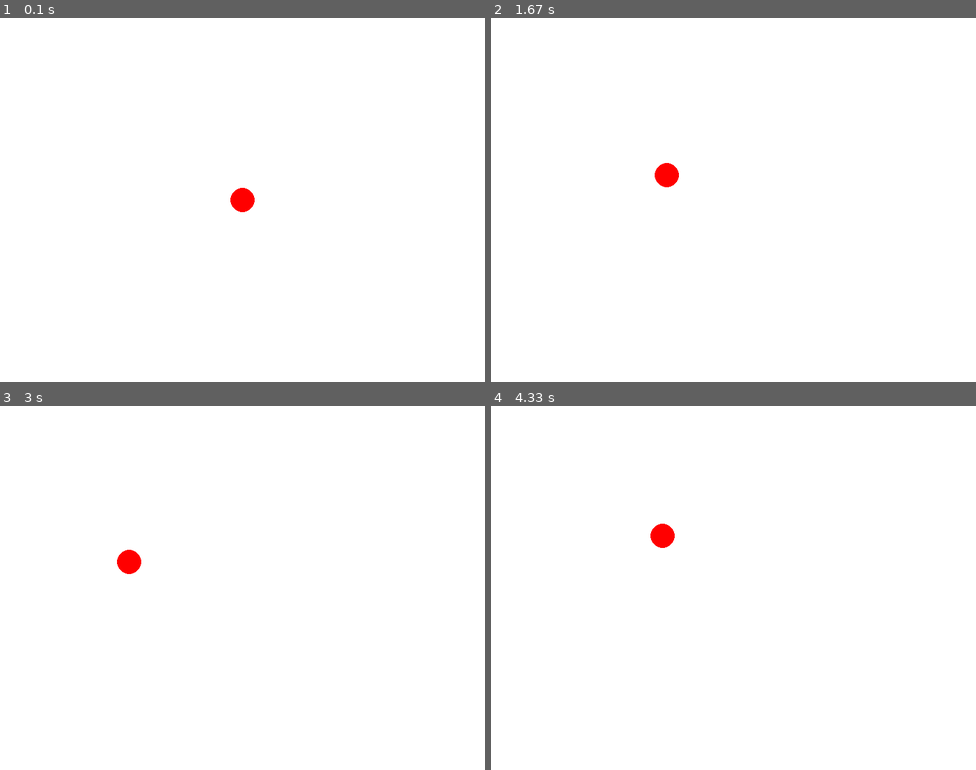
Above: before the commit, frames 1-4 (two rows, left to right).
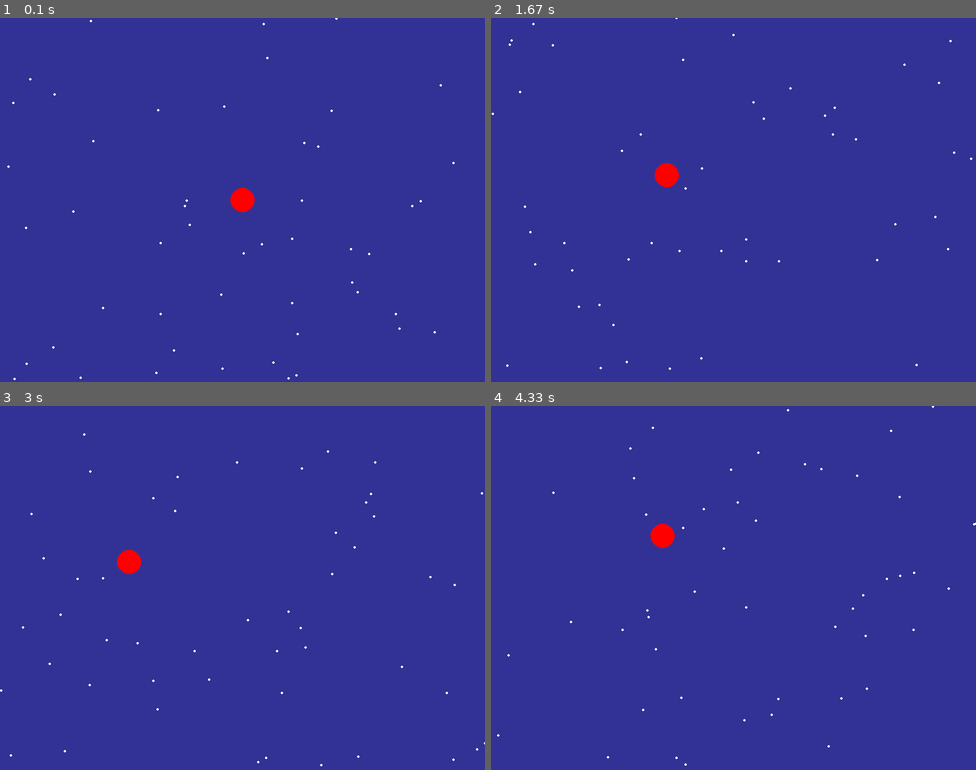
Above: after the commit, the same moments.

Repository: saintica/pygame
Game: pygame game, started from moving_buble_in_box.py
Two runs of this game, one before a commit and one after it. Both use one fixed random seed, a clock stepped at 60 frames per second and the inputs below.
Inputs (mouse positions are in pixels of both pictures, inside the frame that each line leads up to):
- Up to frame 1 (0.1 s): no input
- Up to frame 2 (1.67 s): click (714, 214) at 0.38 s; click (583, 145) at 0.72 s; click (607, 65) at 1.05 s; click (738, 236) at 1.38 s
- Up to frame 3 (3 s): click (174, 511) at 1.72 s; click (58, 507) at 2.05 s; click (87, 540) at 2.38 s; click (261, 573) at 2.72 s
- Up to frame 4 (4.33 s): click (908, 671) at 3.05 s; click (626, 522) at 3.38 s; click (685, 573) at 3.72 s; click (641, 500) at 4.05 s

The runs differ from the first frame. In frame 1, 100% of the frame differs, in the area x 0-100%, y 0-100%; in frame 2, 100%; in frame 3, 100%; in frame 4, 100%.

Commit message:
Update moving_buble_in_box.py

Diff:
--- a/moving_buble_in_box.py
+++ b/moving_buble_in_box.py
@@ -1,8 +1,12 @@
 import pygame
 import sys
+import random
 
 # Initialize pygame
 pygame.init()
+
+# Load the sound
+tick_sound = pygame.mixer.Sound('boing.mp3')
 
 # Set up the screen
 screen_width, screen_height = 800, 600
@@ -22,6 +26,7 @@
 follow_mouse = False
 
 # Main game loop
+clock = pygame.time.Clock()
 while True:
     for event in pygame.event.get():
         if event.type == pygame.QUIT:
@@ -52,11 +57,17 @@
     # Bounce off the screen edges
     if bubble_x < bubble_radius or bubble_x > screen_width - bubble_radius:
         bubble_dx *= -1
+        tick_sound.play()
     if bubble_y < bubble_radius or bubble_y > screen_height - bubble_radius:
         bubble_dy *= -1
+        tick_sound.play()
 
-    # Clear the screen
-    screen.fill((255, 255, 255))
+    # Clear the screen with a beautiful background
+    screen.fill((50, 50, 150))  # Dark blue background
+    for i in range(50):  # Adding stars to the background
+        star_x = random.randint(0, screen_width)
+        star_y = random.randint(0, screen_height)
+        pygame.draw.circle(screen, (255, 255, 255), (star_x, star_y), 2)
 
     # Draw the bubble
     pygame.draw.circle(screen, bubble_color, (int(bubble_x), int(bubble_y)), bubble_radius)
@@ -65,4 +76,4 @@
     pygame.display.flip()
 
     # Control frame rate
-    pygame.time.Clock().tick(60)
+    clock.tick(60)
